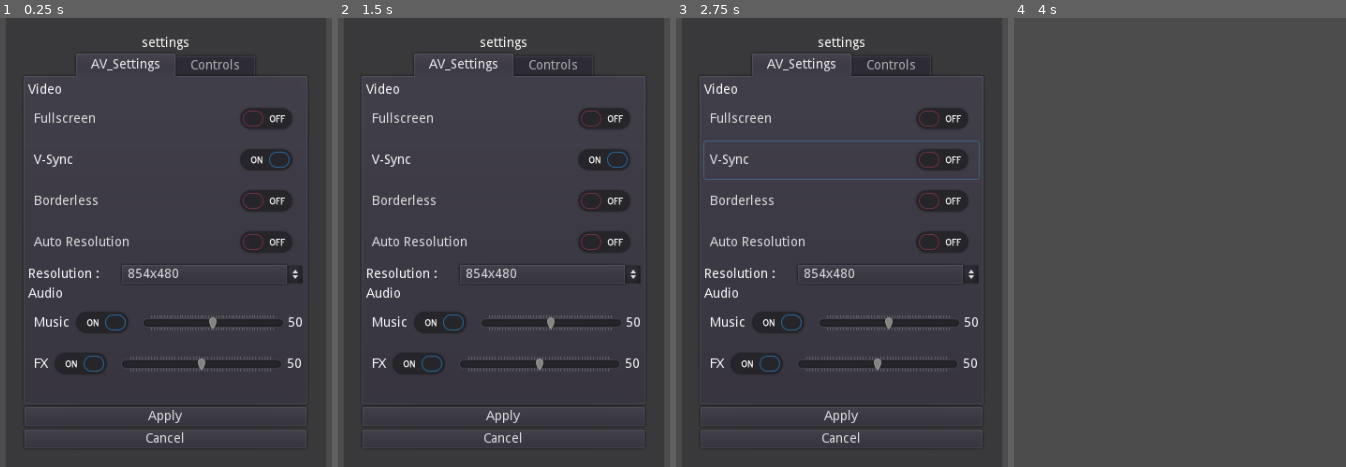
Above: before the commit, frames 1-4 (left to right).
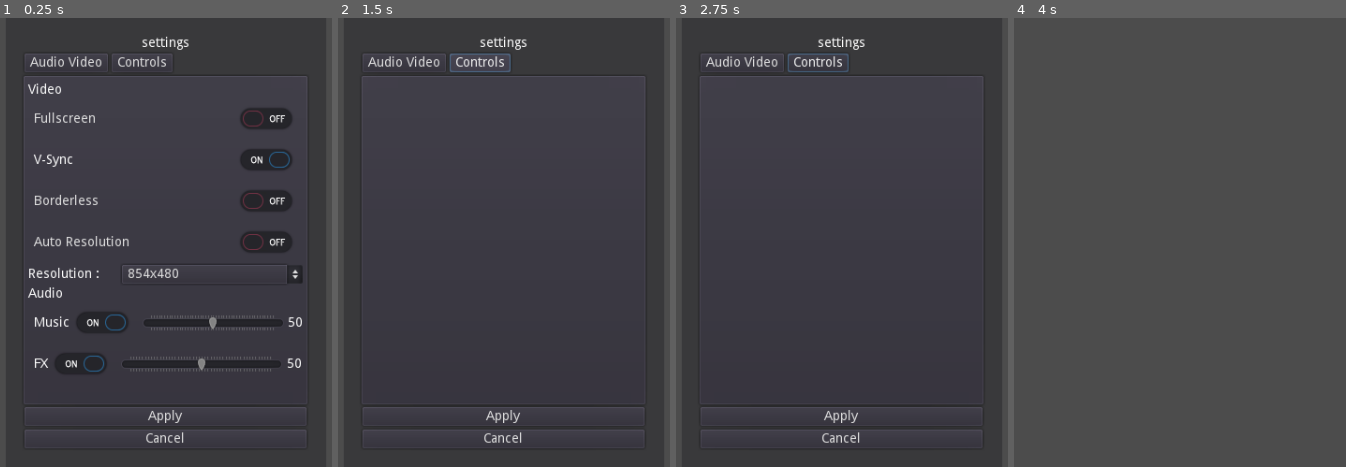
Above: after the commit, the same moments.

Repository: stalematestudio/ss-godot-game-boilerplate
Game: Godot game, scene res://scenes/Settings.tscn
Two runs of this game, one before a commit and one after it. Both use one fixed random seed, a clock stepped at 60 frames per second and the inputs below. This scene is started directly instead of the project's main scene.
Inputs (mouse positions are in pixels of both pictures, inside the frame that each line leads up to):
- Up to frame 1 (0.25 s): no input
- Up to frame 2 (1.5 s): click (404, 62) at 0.5 s, where only the run after the commit has a clickable "Audio Video"; click (480, 62) at 1.25 s, where only the run after the commit has a clickable "Controls"
- Up to frame 3 (2.75 s): click (842, 161) at 2 s, where only the run before the commit has a clickable "V-Sync"
- Up to frame 4 (4 s): click (1180, 202) at 2.75 s, where only the run before the commit has a clickable "Borderless"; click "Apply" at 3.5 s

The runs differ from the first frame. In frame 1, 0.8% of the frame differs, in the area x 7-72%, y 8-13%; in frame 2, 5.9%; in frame 3, 6.4%, in the area x 7-92%, y 8-79%; in frame 4, nothing differs.

Commit message:
game_title from ProjectSettings and button based tab switching
The game title comes from the project settings. The settings tabs are controlled with buttons that set the index of the tab container.

Diff:
--- a/scenes/MainMenu.tscn
+++ b/scenes/MainMenu.tscn
@@ -46,7 +46,7 @@
 [node name="Game_Title" type="Label" parent="Start_Menu/VBC"]
 margin_right = 130.0
 margin_bottom = 14.0
-text = "iter astrum"
+text = "game title"
 align = 1
 uppercase = true
 
--- a/scenes/Settings.tscn
+++ b/scenes/Settings.tscn
@@ -29,18 +29,40 @@
 text = "settings"
 align = 1
 
+[node name="Tab_Buttons" type="HBoxContainer" parent="VBC"]
+margin_top = 18.0
+margin_right = 301.0
+margin_bottom = 38.0
+
+[node name="AV_Settings_Button" type="Button" parent="VBC/Tab_Buttons"]
+margin_right = 89.0
+margin_bottom = 20.0
+text = "Audio Video"
+__meta__ = {
+"_edit_use_anchors_": false
+}
+
+[node name="Controls" type="Button" parent="VBC/Tab_Buttons"]
+margin_left = 93.0
+margin_right = 158.0
+margin_bottom = 20.0
+text = "Controls"
+__meta__ = {
+"_edit_use_anchors_": false
+}
+
 [node name="Settings_Tabs" type="TabContainer" parent="VBC"]
-margin_top = 18.0
+margin_top = 42.0
 margin_right = 301.0
 margin_bottom = 392.0
 size_flags_vertical = 3
+tabs_visible = false
 use_hidden_tabs_for_min_size = true
 
 [node name="AV_Settings" type="Tabs" parent="VBC/Settings_Tabs"]
 anchor_right = 1.0
 anchor_bottom = 1.0
 margin_left = 4.0
-margin_top = 32.0
 margin_right = -4.0
 margin_bottom = -4.0
 
@@ -196,7 +218,6 @@
 anchor_right = 1.0
 anchor_bottom = 1.0
 margin_left = 4.0
-margin_top = 32.0
 margin_right = -4.0
 margin_bottom = -4.0
 
--- a/scripts/MainMenu.gd
+++ b/scripts/MainMenu.gd
@@ -1,5 +1,6 @@
 extends Control
 
+var game_title
 var continue_button
 var new_game_button
 var settings_button
@@ -15,12 +16,14 @@
 	Input.set_mouse_mode(Input.MOUSE_MODE_VISIBLE)
 
 	# Set element references
+	game_title = $Start_Menu/VBC/Game_Title
 	continue_button = $Start_Menu/VBC/Continue
 	new_game_button = $Start_Menu/VBC/New_Game
 	settings_button = $Start_Menu/VBC/Settings
 	quit_button = $Start_Menu/VBC/Quit
 
 	# Set Start Menu
+	game_title.text = ProjectSettings.get_setting("application/config/name")
 	if profiles_exist:
 		continue_button.grab_focus()
 		continue_button.connect("pressed", self, "start_menu_button_pressed", ["continue"])
--- a/scripts/Settings.gd
+++ b/scripts/Settings.gd
@@ -3,6 +3,10 @@
 var config_manager
 var screen_size
 var return_focus_target
+
+var gui_tabs
+var gui_av_tab
+var gui_controls_tab
 
 var gui_apply
 var gui_cancel
@@ -28,6 +32,10 @@
 	config_manager = get_node("/root/ConfigManager")
 
 	# Set gui elements
+	gui_tabs = $VBC/Settings_Tabs
+	gui_av_tab = $VBC/Tab_Buttons/AV_Settings_Button
+	gui_controls_tab = $VBC/Tab_Buttons/Controls
+
 	gui_apply = $VBC/Apply
 	gui_cancel = $VBC/Cancel
 
@@ -48,6 +56,8 @@
 	gui_fx_display = $VBC/Settings_Tabs/AV_Settings/VBC/FX_HBC/FX_Value
 
 	# Set Settings Menu
+	gui_av_tab.connect("pressed", self, "settings_menu_tab_switch", [0])
+	gui_controls_tab.connect("pressed", self, "settings_menu_tab_switch", [1])
 	gui_apply.connect("pressed", self, "settings_menu_apply_cancel", ["apply"])
 	gui_cancel.connect("pressed", self, "settings_menu_apply_cancel", ["cancel"])
 
@@ -153,6 +163,10 @@
 	config_manager.config_data.audio.fx_volume = new_val
 	gui_fx_display.text = String(new_val)
 
+# Tabs Switching
+func settings_menu_tab_switch(tab_index):
+	gui_tabs.set_current_tab(tab_index)
+
 # Apply and Cancel
 func settings_menu_apply_cancel(button_name):
 	match button_name:
